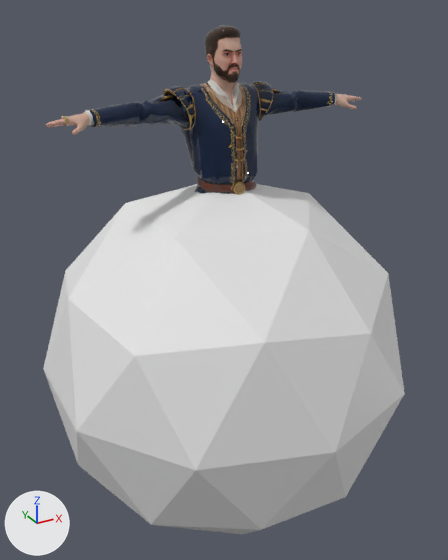
The FBX model data/dev/models/banker_m.fbx as it was, and as the next commit left it.
Rendered twice from a 50 mm lens placed at (-1.49, -2.69, 1.79), pointed at (0.01, 0.03, 0.43). Arrows for +X, +Y and +Z are at lower left; the lights stay in place. The picture after the commit comes second. Where no turn or scale is listed for an object, it has been applied to the vertices.

Objects in the first picture: 'Icosphere', 'tripo_node_b3501fb2'.
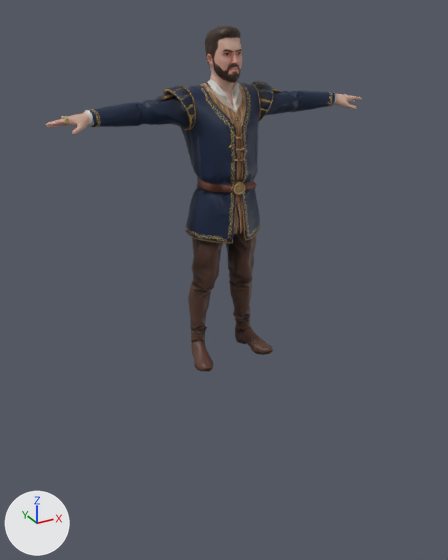
Where the newer file only moved an object's origin or applied its transform, the numbers keep the older frame.

What differs and where, as boxes (x1, y1, x2, y2) in the pictures (448 x 560 px):
'Icosphere', deleted
    before: (43, 184, 405, 535)

Patch to the scene script:
```diff
--- a/data/dev/models/banker_m.fbx.py
+++ b/data/dev/models/banker_m.fbx.py
@@ ob_icosphere @@
-ob_icosphere = bpy.data.objects.new('Icosphere', me_icosphere)
-ob_icosphere.location = (0.0, 0.0, 0.0)
```
